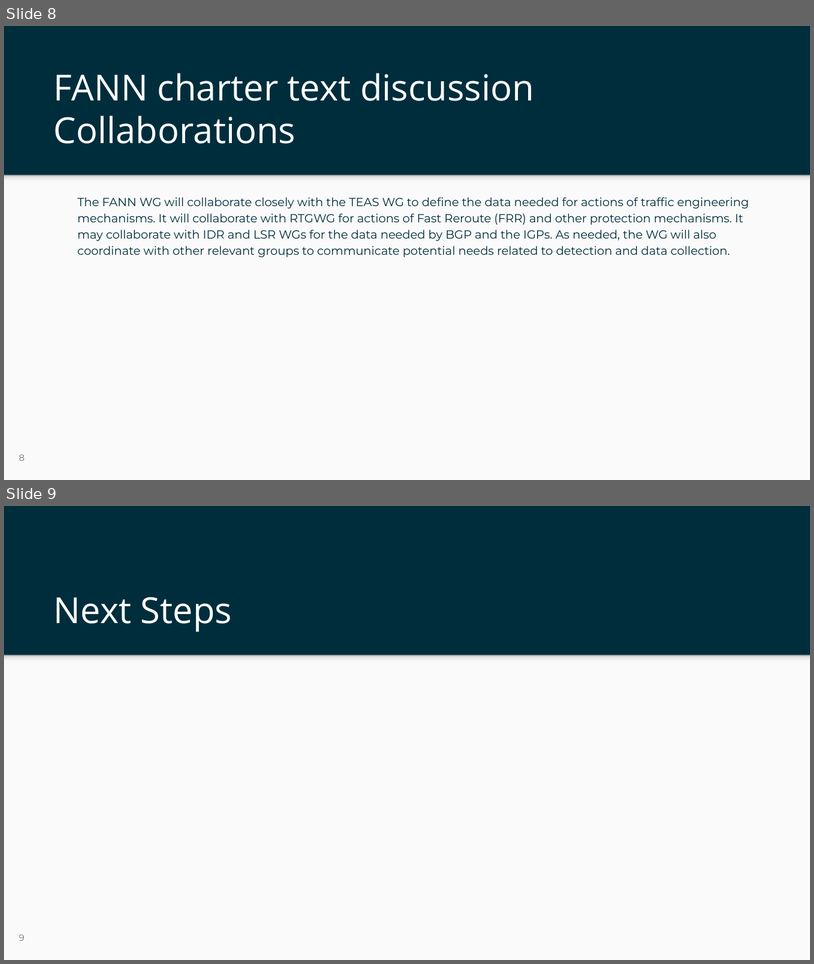
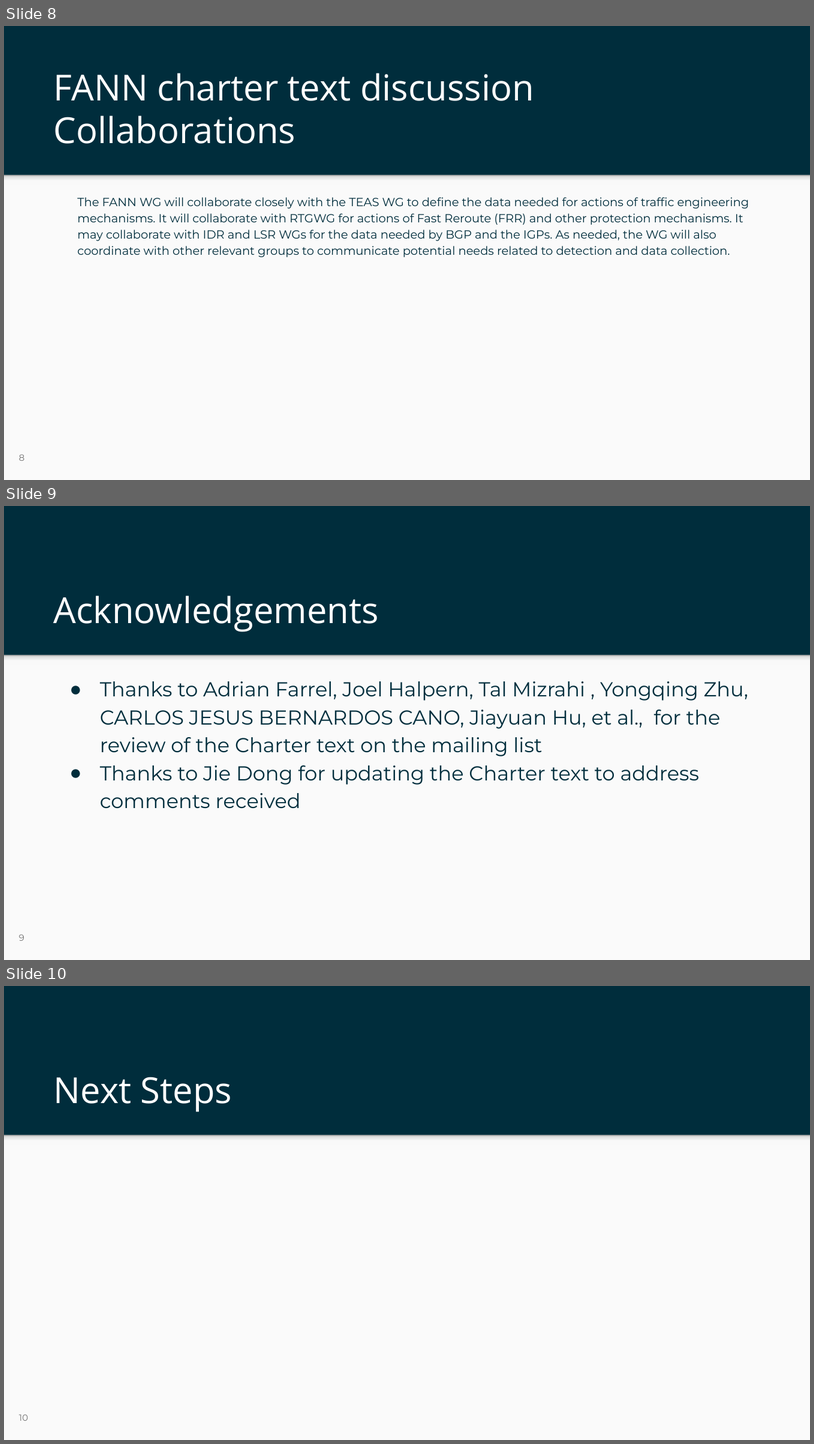
Before and after one commit to Yingzhen-ietf/FANN-charter, a slide deck: ietf-125-fann-slides-v0.pptx. Shown one above the other, each under a label of ours: slides 8 and 9 before the commit, slides 8, 9 and 10 after it. The pictures are 814x964 and 814x1444 pixels, drawn with LibreOffice and Linux fonts; fonts in the diff are those of the drawing; background and template pictures are left out. Boxes give left, top, right and bottom in pixels: in the first picture for what was removed or moved away, otherwise in the second. Text is boxed around its words. In the diff, an @@ line names an element or a change of style, - is before the commit and + after.

Commit message:
Add files via upload
Added Acknowledgement slide in the deck created by Carlos

```diff
--- a/ietf-125-fann-slides-v0.pptx
+++ b/ietf-125-fann-slides-v0.pptx
@@ slide 9 added at (4, 506, 810, 960), background #002D3C; not listed: 2 template elements that a slide beside it also shows @@
@@ title added at (54, 595, 379, 632), 32 pt, text #FFFFFF @@
+Acknowledgements
@@ text added at (100, 681, 749, 808), 18 pt, text #002D3C @@
+● Thanks to Adrian Farrel, Joel Halpern, Tal Mizrahi , Yongqing Zhu, CARLOS JESUS BERNARDOS CANO, Jiayuan Hu, et al., for the review of the Charter text on the mailing list
+● Thanks to Jie Dong for updating the Charter text to address comments received
@@ page number added at (19, 934, 24, 940), 8 pt, text #737373 @@
+9
@@ what was slide 9 is now slide 10 @@
@@ page number at (19, 1414, 28, 1420): text changed @@
-9
+10
```
